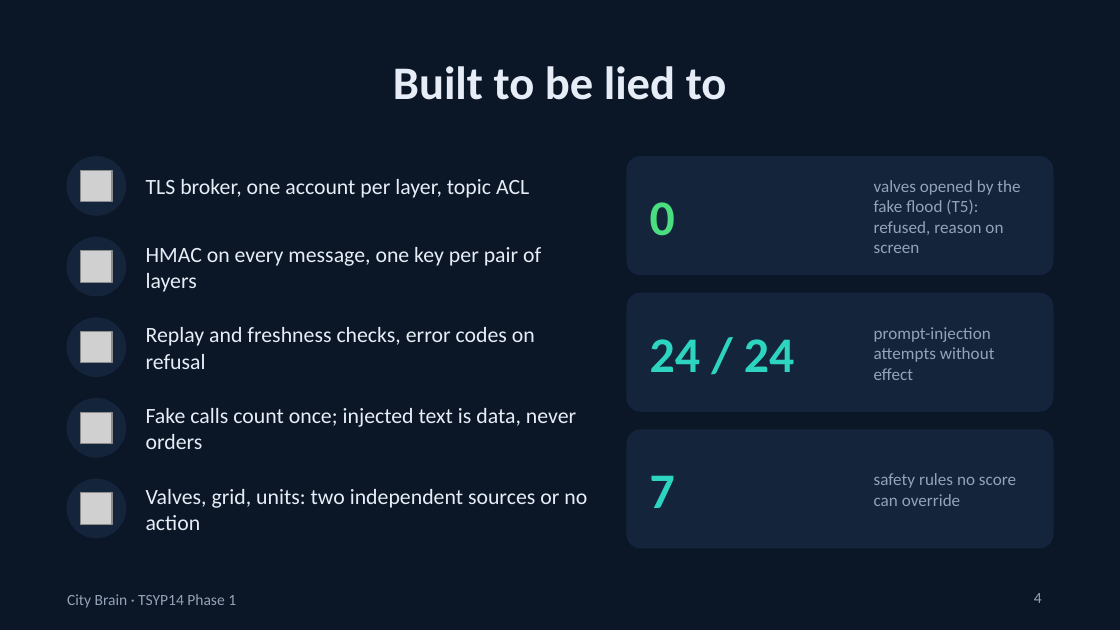
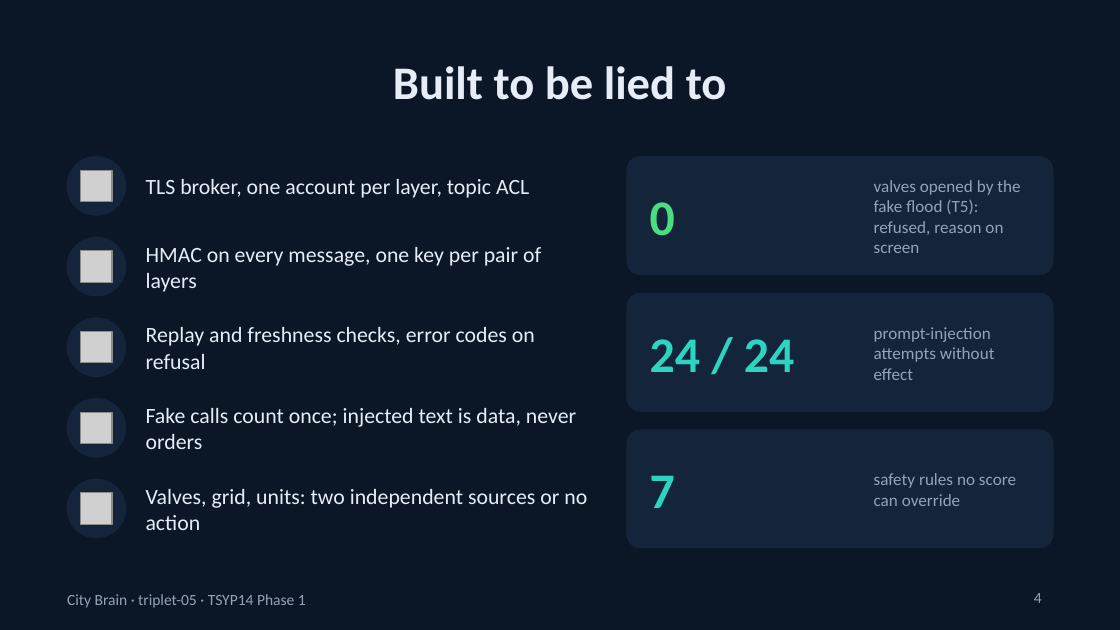
Before and after one commit to Omar-Brika/city-brain-convergence, a slide deck: slide 4 of docs/pitch/pitch.pptx. Drawn at 1120x630 pixels with LibreOffice and Linux fonts; fonts in the diff are those of the drawing; grey boxes stand for pictures. Boxes give left, top, right and bottom in pixels: in the first picture for what was removed or moved away, otherwise in the second. Text is boxed around its words. In the diff, an @@ line names an element or a change of style, - is before the commit and + after.

```diff
--- a/docs/pitch/pitch.pptx
+++ b/docs/pitch/pitch.pptx
@@ text at (67, 594, 306, 608): text changed @@
-City Brain · TSYP14 Phase 1
+City Brain · triplet-05 · TSYP14 Phase 1
```
Also in this commit, not shown: 6 other slides changed, 31 other files.
